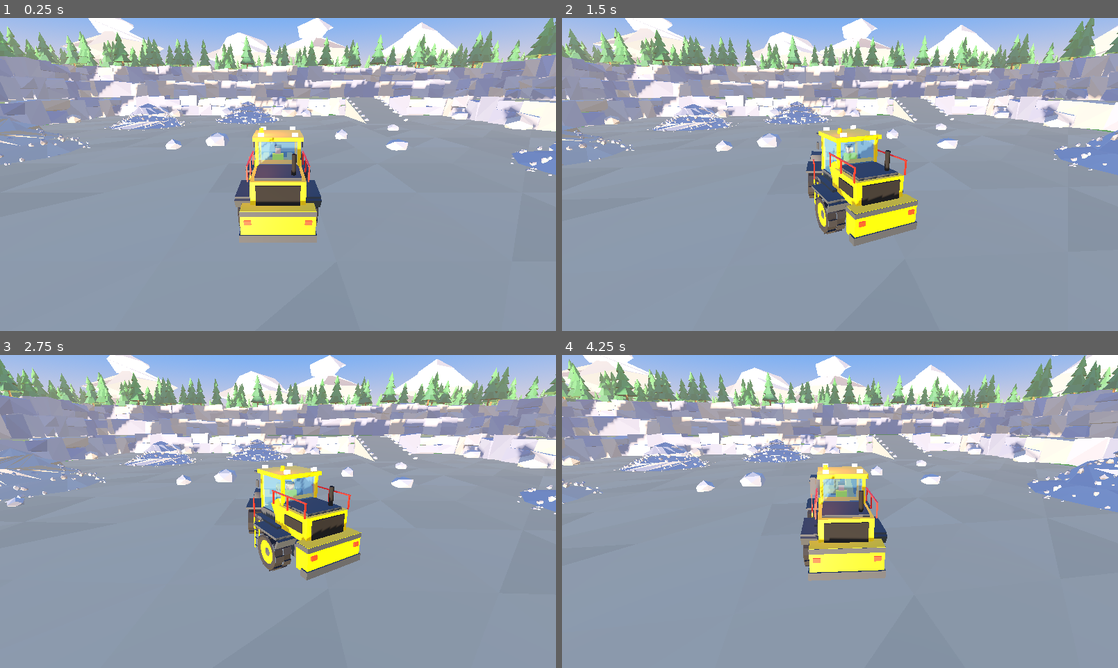
Above: before the commit, frames 1-4 (two rows, left to right).
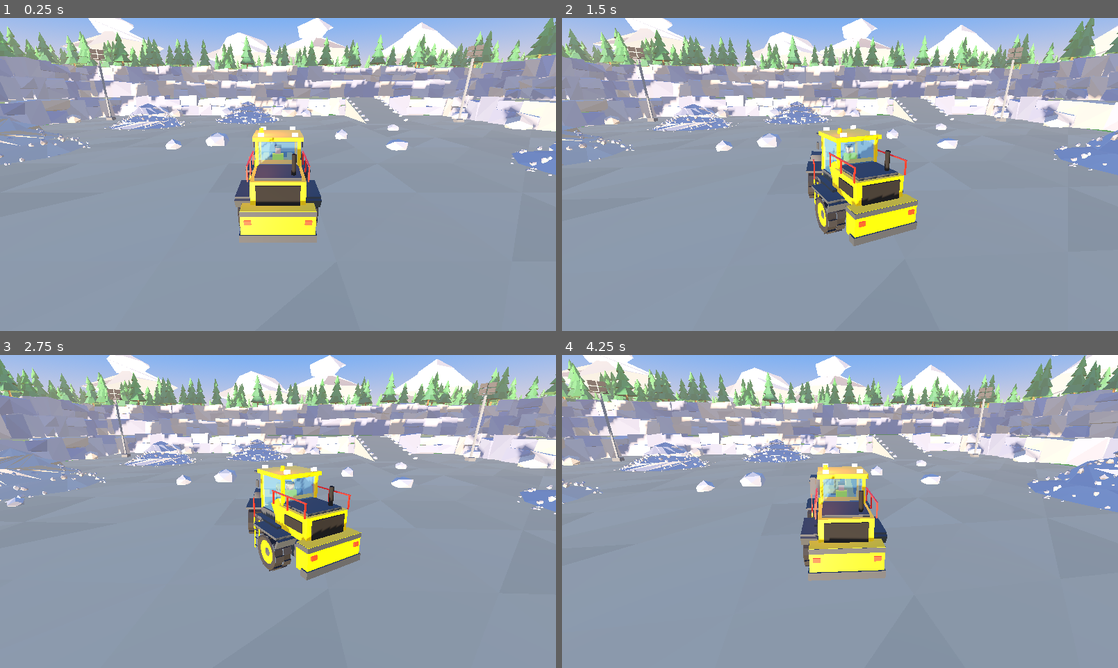
Above: after the commit, the same moments.

Repository: zooper/dirt-work
Game: Godot game, scene res://scenes/levels/quarry.tscn
Two runs of this game, one before a commit and one after it. Both use one fixed random seed, a clock stepped at 60 frames per second and the inputs below.
Inputs:
- Up to frame 1 (0.25 s): no input
- Up to frame 2 (1.5 s): tap Enter at 0.5 s; hold D (steer_right) 0.53-1.28 s; tap Q (camera_orbit_left) at 0.6 s; hold S (brake_reverse) from 1.28 s (still down); tap E (camera_orbit_right) at 1.35 s
- Up to frame 3 (2.75 s): release S (brake_reverse) at 2.03 s; hold D (steer_right) from 2.03 s (still down); hold W (throttle) from 2.03 s (still down)
- Up to frame 4 (4.25 s): release D (steer_right) at 2.78 s; release W (throttle) at 2.78 s; hold I (lift_up) 2.78-3.53 s; tap L (tilt_dump) at 2.85 s; hold A (steer_left) from 3.53 s (still down); tap Q (camera_orbit_left) at 3.6 s

The runs differ from the first frame. In frame 1, 0.4% of the frame differs, in the area x 16-88%, y 8-34%; in frame 2, 0.4%; in frame 3, 0.4%; in frame 4, 0.5%, in the area x 4-78%, y 8-34%.

Commit message:
feat(world): site props — Falu-red cabins, floodlight towers, crusher plant with conveyors and stockpile, yard clutter

Diff:
--- a/scenes/levels/quarry.tscn
+++ b/scenes/levels/quarry.tscn
@@ -3,6 +3,7 @@
 [ext_resource type="Script" path="res://scripts/world/quarry_world.gd" id="1"]
 [ext_resource type="PackedScene" path="res://scenes/vehicles/wheel_loader.tscn" id="2"]
 [ext_resource type="Script" path="res://scripts/core/follow_camera.gd" id="3"]
+[ext_resource type="Script" path="res://scripts/world/site_props.gd" id="4"]
 
 [sub_resource type="ProceduralSkyMaterial" id="SkyMat"]
 sky_top_color = Color(0.22, 0.45, 0.82, 1)
@@ -49,6 +50,9 @@
 [node name="World" type="Node3D" parent="."]
 script = ExtResource("1")
 
+[node name="Site" type="Node3D" parent="."]
+script = ExtResource("4")
+
 [node name="WheelLoader" parent="." instance=ExtResource("2")]
 transform = Transform3D(1, 0, 0, 0, 1, 0, 0, 0, 1, 0, 0.05, 10)
 
--- /dev/null
+++ b/scripts/world/site_props.gd
@@ -0,0 +1,192 @@
+class_name SiteProps
+extends Node3D
+## Quarry site dressing in the yard south of the pit: Falu-red site cabin,
+## floodlight towers, a crusher plant with conveyors feeding a stockpile,
+## barrels and a generator. Solid parts merge into one LowPolyBatch, glowing
+## parts (windows, lamps) into one emissive mesh. Simple box/hull collision.
+
+@export var seed_value := 4412
+
+var _rng := RandomNumberGenerator.new()
+var _solid := LowPolyBatch.new()
+var _glow := LowPolyBatch.new()
+var _body: StaticBody3D
+
+
+func _ready() -> void:
+	_rng.seed = seed_value
+	_body = StaticBody3D.new()
+	_body.name = "Collision"
+	add_child(_body)
+
+	_cabin(Vector3(30, 0, 64), PI * 0.1)
+	_cabin(Vector3(41, 0, 70), PI * 0.1)
+	for p in [Vector3(-14, 0, 46), Vector3(22, 0, 48), Vector3(-34, 0, -30), Vector3(34, 0, -26)]:
+		_floodlight(p)
+	_crusher_plant(Vector3(-52, 0, 72))
+	_yard_clutter(Vector3(22, 0, 60))
+
+	add_child(_solid.to_instance("SiteSolid"))
+	var glow := _glow.to_instance("SiteGlow", false)
+	var m := LowPolyBatch.material().duplicate() as StandardMaterial3D
+	m.emission_enabled = true
+	m.emission = Palette.LAMP
+	m.emission_energy_multiplier = 1.6
+	glow.material_override = m
+	add_child(glow)
+
+
+# --- Builders ---------------------------------------------------------------
+
+func _box(center: Vector3, size: Vector3, color: Color, basis := Basis.IDENTITY, collide := false, glow := false) -> void:
+	(_glow if glow else _solid).add_slab(center, size, basis, 0.0, _rng, color)
+	if collide:
+		_collider(center, size, basis)
+
+
+func _collider(center: Vector3, size: Vector3, basis := Basis.IDENTITY) -> void:
+	var cs := CollisionShape3D.new()
+	var shape := BoxShape3D.new()
+	shape.size = size
+	cs.shape = shape
+	cs.transform = Transform3D(basis, center)
+	_body.add_child(cs)
+
+
+func _cabin(base: Vector3, yaw: float) -> void:
+	var b := Basis(Vector3.UP, yaw)
+	var at := func(local: Vector3) -> Vector3: return base + b * local
+	var size := Vector3(8.0, 2.9, 3.4)
+	_box(at.call(Vector3(0, 0.25, 0)), Vector3(size.x + 0.3, 0.5, size.z + 0.3), Palette.MACHINE_DARK, b, true)
+	_box(at.call(Vector3(0, 0.5 + size.y * 0.5, 0)), size, Palette.FALU_RED, b, true)
+	# White corner trims and fascia.
+	for sx in [-1.0, 1.0]:
+		for sz in [-1.0, 1.0]:
+			_box(at.call(Vector3(sx * (size.x * 0.5 + 0.02), 0.5 + size.y * 0.5, sz * (size.z * 0.5 + 0.02))), Vector3(0.18, size.y, 0.18), Palette.TRIM_WHITE, b)
+	_box(at.call(Vector3(0, 0.5 + size.y + 0.08, 0)), Vector3(size.x + 0.5, 0.16, size.z + 0.5), Palette.TRIM_WHITE, b)
+	# Low gable roof.
+	for s in [-1.0, 1.0]:
+		var rb := b * Basis(Vector3.RIGHT, s * 0.22)
+		_box(at.call(Vector3(0, 0.5 + size.y + 0.45, s * (size.z * 0.25 + 0.05))), Vector3(size.x + 0.6, 0.14, size.z * 0.58), Palette.MACHINE_DARK.darkened(0.2), rb)
+	# Warm lit windows (front, -Z side faces the pit) with white frames + door.
+	for i in 3:
+		var x := -2.6 + i * 2.2
+		_box(at.call(Vector3(x, 2.0, -size.z * 0.5 - 0.03)), Vector3(1.4, 0.9, 0.05), Palette.LAMP, b, false, true)
+		_box(at.call(Vector3(x, 2.0, -size.z * 0.5 - 0.05)), Vector3(1.6, 0.12, 0.06), Palette.TRIM_WHITE, b)
+		_box(at.call(Vector3(x, 1.5, -size.z * 0.5 - 0.06)), Vector3(1.6, 0.1, 0.12), Palette.TRIM_WHITE, b)
+	_box(at.call(Vector3(3.3, 1.5, -size.z * 0.5 - 0.04)), Vector3(0.95, 2.0, 0.06), Palette.TRIM_WHITE, b)
+	_box(at.call(Vector3(3.3, 0.6, -size.z * 0.5 - 0.6)), Vector3(1.4, 0.2, 1.0), Palette.MACHINE_STEEL, b)  # step
+
+
+func _floodlight(base: Vector3) -> void:
+	var h := 11.0
+	_box(base + Vector3(0, 0.3, 0), Vector3(1.2, 0.6, 1.2), Palette.MACHINE_STEEL, Basis.IDENTITY, true)
+	_box(base + Vector3(0, h * 0.5, 0), Vector3(0.28, h, 0.28), Palette.MACHINE_STEEL.lightened(0.15), Basis.IDENTITY, true)
+	var face := Basis(Vector3.UP, atan2(base.x, base.z) + PI)  # aim towards pit centre
+	_box(base + Vector3(0, h + 0.2, 0), Vector3(2.4, 0.15, 0.25), Palette.MACHINE_DARK, face)
+	for i in 2:
+		for j in 2:
+			var local := Vector3(-0.6 + i * 1.2, h + 0.75 + j * 0.85, -0.12)
+			_box(base + face * local, Vector3(1.0, 0.7, 0.3), Palette.MACHINE_DARK, face)
+			_box(base + face * (local + Vector3(0, 0, -0.17)), Vector3(0.85, 0.55, 0.05), Palette.LAMP, face, false, true)
+
+
+func _crusher_plant(base: Vector3) -> void:
+	# Crusher tower: lattice legs, housing, platform with yellow rails, hopper.
+	var top := 7.0
+	for sx in [-1.0, 1.0]:
+		for sz in [-1.0, 1.0]:
+			_box(base + Vector3(sx * 2.5, top * 0.5, sz * 2.5), Vector3(0.35, top, 0.35), Palette.MACHINE_STEEL, Basis.IDENTITY, true)
+	for k in 3:
+		var y := 1.5 + k * 2.0
+		for s in [-1.0, 1.0]:
+			_box(base + Vector3(0, y, s * 2.5), Vector3(5.0, 0.18, 0.18), Palette.MACHINE_STEEL)
+			_box(base + Vector3(s * 2.5, y, 0), Vector3(0.18, 0.18, 5.0), Palette.MACHINE_STEEL)
+			_box(base + Vector3(0, y + 1.0, s * 2.5), Vector3(0.12, 2.6, 0.12), Palette.MACHINE_STEEL, Basis(Vector3.BACK, s * 0.78))
+	_box(base + Vector3(0, top + 1.4, 0), Vector3(5.6, 2.8, 5.6), Palette.MACHINE_DARK.lightened(0.1))
+	_box(base + Vector3(0, top + 2.95, 0), Vector3(6.4, 0.2, 6.4), Palette.MACHINE_STEEL)
+	_rails(base + Vector3(0, top + 3.05, 0), 6.4, 6.4)
+	# Hopper (inverted frustum approximated with a hull).
+	var hp := PackedVector3Array()
+	for v in [Vector3(-1.2, 0, -1.2), Vector3(1.2, 0, -1.2), Vector3(1.2, 0, 1.2), Vector3(-1.2, 0, 1.2)]:
+		hp.append(base + Vector3(0, top + 3.05, 0) + v)
+	for v in [Vector3(-2.4, 2.0, -2.4), Vector3(2.4, 2.0, -2.4), Vector3(2.4, 2.0, 2.4), Vector3(-2.4, 2.0, 2.4)]:
+		hp.append(base + Vector3(0, top + 3.05, 0) + v)
+	_solid.add_hull(hp, Palette.MACHINE_YELLOW)
+	# Conveyors: feed from the pit side, discharge onto a stockpile.
+	_conveyor(base + Vector3(16, 0.8, -16), base + Vector3(2.0, top + 4.6, -1.5))
+	var stock := base + Vector3(24, 0, 10)
+	_conveyor(base + Vector3(2.6, top - 0.5, 1.5), stock + Vector3(0, 10.5, 0))
+	var hull := _solid.add_mound(stock, 8.0, 5.2, 14, 4, _rng,
+		func(c, _n): return Palette.GRAVEL_PILE_WARM.lerp(Palette.ROCK_COOL, c.y / 12.0).lightened(_rng.randf_range(-0.06, 0.06)))
+	var cs := CollisionShape3D.new()
+	var shape := ConvexPolygonShape3D.new()
+	shape.points = hull
+	cs.shape = shape
+	_body.add_child(cs)
+
+
+func _conveyor(from: Vector3, to: Vector3) -> void:
+	var d := to - from
+	var length := d.length()
+	var dir := d / length
+	var yaw := atan2(-dir.x, -dir.z)
+	var pitch := asin(dir.y)
+	var b := Basis(Vector3.UP, yaw) * Basis(Vector3.RIGHT, pitch)  # local -Z along belt
+	var mid := (from + to) * 0.5
+	_box(mid, Vector3(1.4, 0.12, length), Palette.MACHINE_DARK.darkened(0.3), b)           # belt
+	for s in [-1.0, 1.0]:
+		_box(mid + b * Vector3(s * 0.8, -0.25, 0), Vector3(0.12, 0.5, length), Palette.MACHINE_YELLOW, b)  # truss sides
+		_box(mid + b * Vector3(s * 1.25, 0.55, 0), Vector3(0.05, 0.05, length), Palette.MACHINE_YELLOW, b)  # walkway rail
+	_box(mid + b * Vector3(1.05, -0.05, 0), Vector3(0.6, 0.06, length), Palette.MACHINE_STEEL, b)          # walkway
+	var n := int(length / 1.8)
+	for i in n:
+		var t := (i + 0.5) / n
+		var p := from + d * t
+		_box(p + b * Vector3(0, -0.45, 0), Vector3(1.6, 0.08, 0.1), Palette.MACHINE_YELLOW, b)
+		_box(p + b * Vector3(1.25, 0.3, 0), Vector3(0.05, 0.5, 0.05), Palette.MACHINE_YELLOW, b)
+	# Support trestles every ~9 m.
+	var legs := maxi(int(length / 9.0), 1)
+	for i in legs:
+		var t := (i + 0.6) / (legs + 0.2)
+		var p := from + d * t
+		if p.y < 1.6:
+			continue
+		var h := p.y - 0.4
+		for s in [-1.0, 1.0]:
+			var foot := p + Basis(Vector3.UP, yaw) * Vector3(s * 0.9, 0, 0)
+			_box(Vector3(foot.x, h * 0.5, foot.z), Vector3(0.22, h, 0.22), Palette.MACHINE_STEEL, Basis(Vector3.UP, yaw), true)
+		var k := 0.0
+		while k + 1.6 < h:
+			_box(Vector3(p.x, k + 0.8, p.z), Vector3(0.08, 2.0, 0.08), Palette.MACHINE_STEEL, Basis(Vector3.UP, yaw) * Basis(Vector3.BACK, 0.75 if int(k) % 2 == 0 else -0.75))
+			k += 1.6
+
+
+func _rails(center: Vector3, sx: float, sz: float) -> void:
+	for s in [-1.0, 1.0]:
+		_box(center + Vector3(0, 1.0, s * sz * 0.5), Vector3(sx, 0.07, 0.07), Palette.MACHINE_YELLOW)
+		_box(center + Vector3(s * sx * 0.5, 1.0, 0), Vector3(0.07, 0.07, sz), Palette.MACHINE_YELLOW)
+		_box(center + Vector3(0, 0.5, s * sz * 0.5), Vector3(sx, 0.05, 0.05), Palette.MACHINE_YELLOW)
+		_box(center + Vector3(s * sx * 0.5, 0.5, 0), Vector3(0.05, 0.05, sz), Palette.MACHINE_YELLOW)
+		for i in 5:
+			var t := -0.5 + i / 4.0
+			_box(center + Vector3(t * sx, 0.5, s * sz * 0.5), Vector3(0.07, 1.0, 0.07), Palette.MACHINE_YELLOW)
+			_box(center + Vector3(s * sx * 0.5, 0.5, t * sz), Vector3(0.07, 1.0, 0.07), Palette.MACHINE_YELLOW)
+
+
+func _yard_clutter(base: Vector3) -> void:
+	var colors := [Color(0.1, 0.55, 0.6), Color(0.15, 0.35, 0.7), Palette.RAIL_RED, Color(0.2, 0.55, 0.3)]
+	for i in 7:
+		var p := base + Vector3(i % 4 * 0.75, 0, int(i / 4) * 0.75)
+		var col: Color = colors[_rng.randi() % colors.size()]
+		var hull := PackedVector3Array()
+		for k in 8:
+			var a := TAU * k / 8.0
+			hull.append(p + Vector3(cos(a) * 0.32, 0, sin(a) * 0.32))
+			hull.append(p + Vector3(cos(a) * 0.32, 0.9, sin(a) * 0.32))
+		_solid.add_hull(hull, col)
+		_collider(p + Vector3(0, 0.45, 0), Vector3(0.6, 0.9, 0.6))
+	# Generator + fuel tank.
+	_box(base + Vector3(-3.5, 0.75, 0.5), Vector3(2.4, 1.5, 1.2), Color(0.92, 0.92, 0.9), Basis.IDENTITY, true)
+	_box(base + Vector3(-3.5, 1.0, -0.12), Vector3(1.6, 0.6, 0.04), Palette.MACHINE_DARK)
+	_box(base + Vector3(-7.0, 0.9, 0.5), Vector3(3.2, 1.6, 1.6), Palette.MACHINE_YELLOW, Basis.IDENTITY, true)
--- a/tests/run_tests.gd
+++ b/tests/run_tests.gd
@@ -58,6 +58,8 @@
 	for n in world.get_children():
 		if n is GeometryInstance3D:
 			draw_nodes += 1
+	var site := level.get_node("Site")
+	_check(site.get_node("Collision").get_child_count() > 20, "site props have colliders")
 	_check(draw_nodes <= 10, "scenery batched into %d mesh nodes" % draw_nodes)
 	_check(loader.is_on_floor(), "loader settles on the floor")
 	var tire := loader.get_node("Chassis/FrontFrame/WheelFL/Tire") as MeshInstance3D
